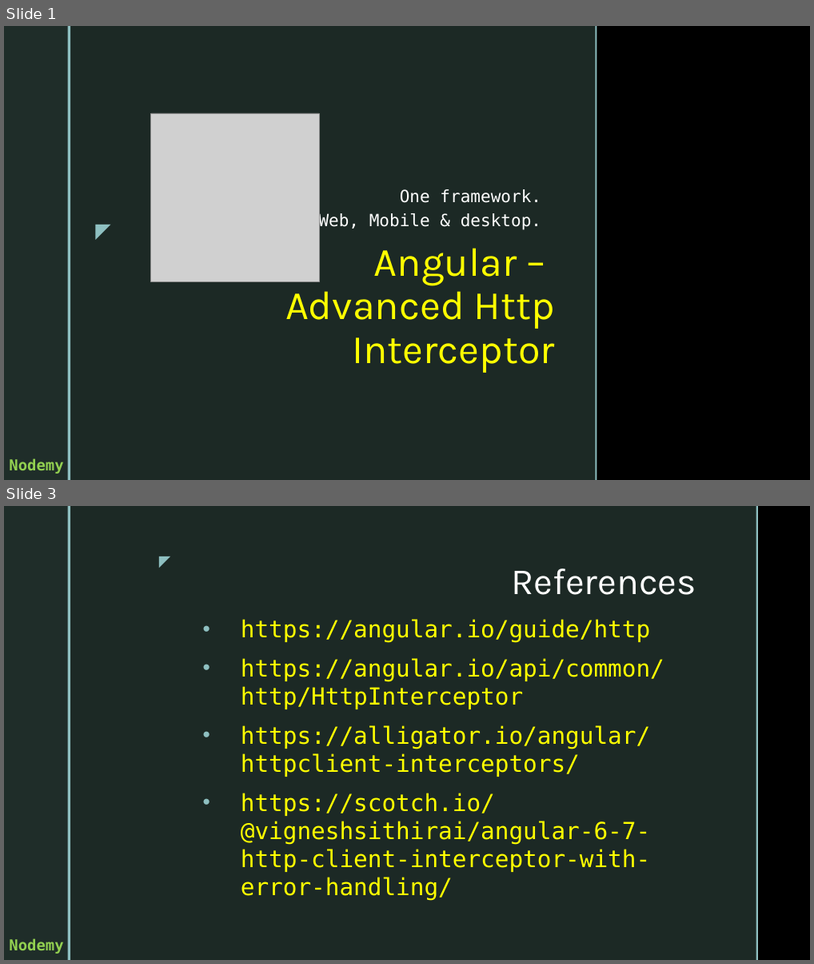
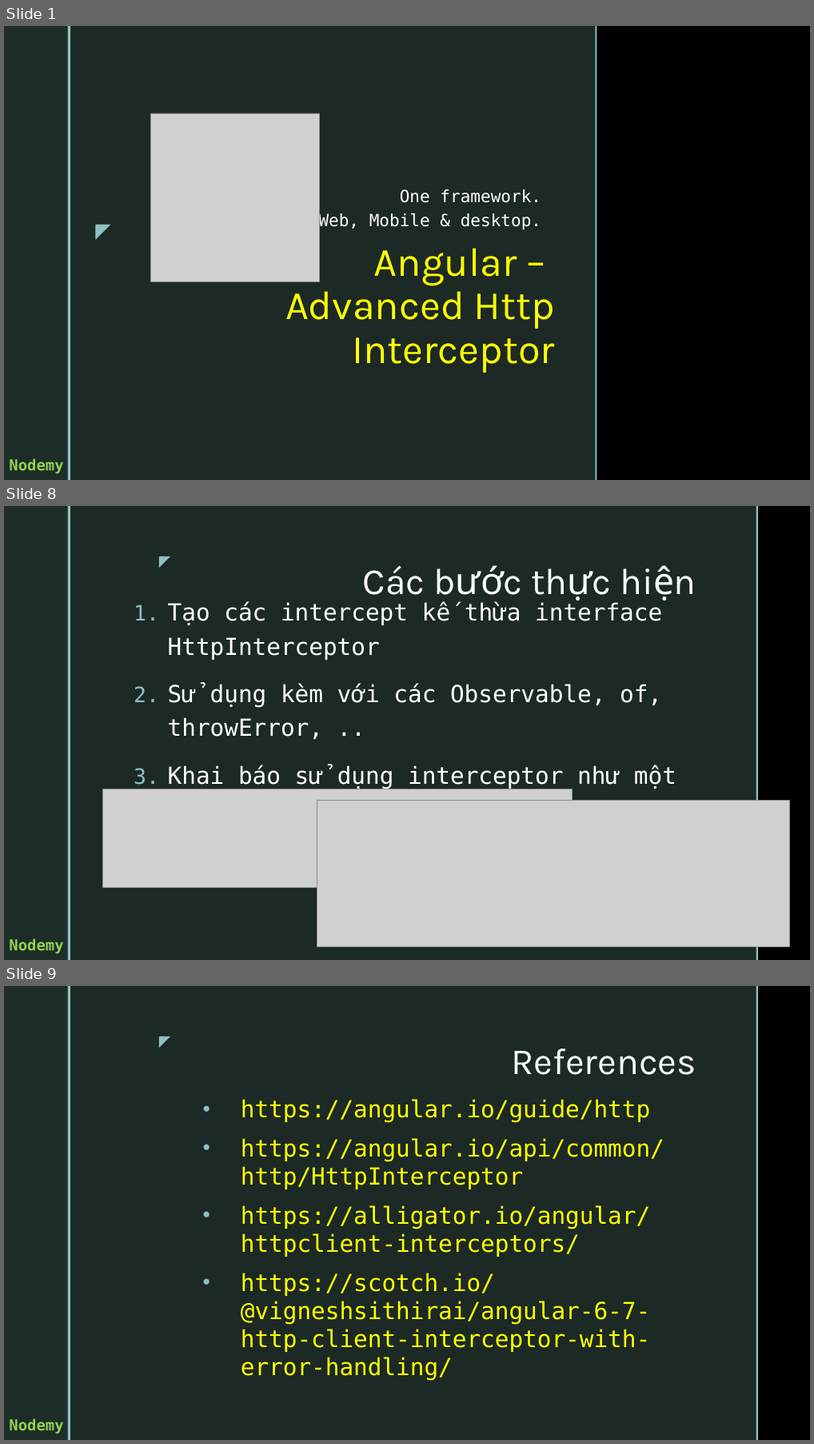
Before and after one commit to vunb/fullstack-nodejs, a slide deck: Session06/03. Advanced Http Interceptor.pptx. Shown one above the other, each under a label of ours: slides 1 and 3 before the commit, slides 1, 8 and 9 after it; the slides between them are not shown. The pictures are 814x964 and 814x1444 pixels, drawn with LibreOffice and Linux fonts; fonts in the diff are those of the drawing; grey boxes stand for pictures; background and template pictures are left out. Boxes give left, top, right and bottom in pixels: in the first picture for what was removed or moved away, otherwise in the second. Text is boxed around its words. In the diff, an @@ line names an element or a change of style, - is before the commit and + after.

```diff
--- a/Session06/03. Advanced Http Interceptor.pptx
+++ b/Session06/03. Advanced Http Interceptor.pptx
@@ slide 8 added at bbox=[4, 506, 810, 960], background picture (left out); not listed: 6 template elements that a slide beside it also shows @@
@@ title added at bbox=[363, 566, 426, 603], 44 pt, text #FFFFFF @@
+Các bước thực hiện
@@ text added at bbox=[168, 602, 677, 788], 28 pt, text #FFFFFF @@
+1. Tạo các intercept kế thừa interface HttpInterceptor
+2. Sử dụng kèm với các Observable, of, throwError, ..
+3. Khai báo sử dụng interceptor như một Provider
@@ picture added at bbox=[102, 789, 572, 887] @@
@@ picture added at bbox=[318, 800, 790, 947] @@
@@ what was slide 3 is now slide 9 @@
```
Also in this commit, not shown: 1 slide changed, 5 other slides added, 3 other files.
